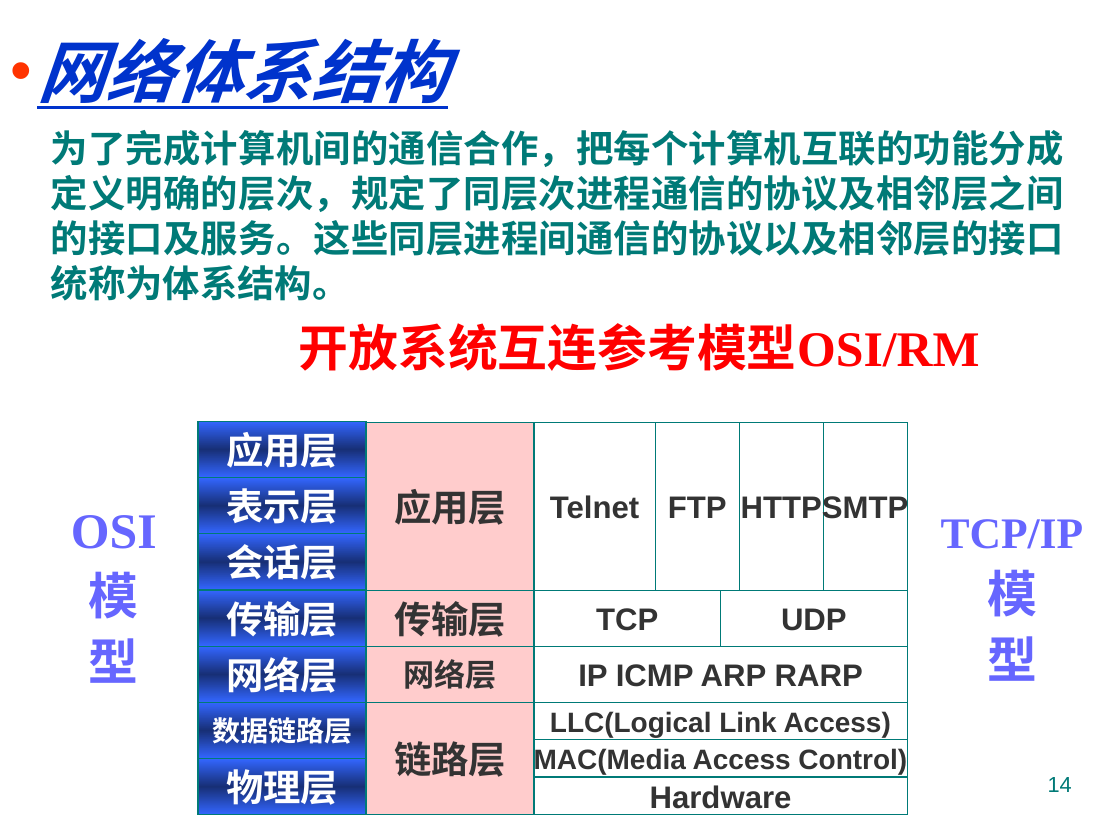
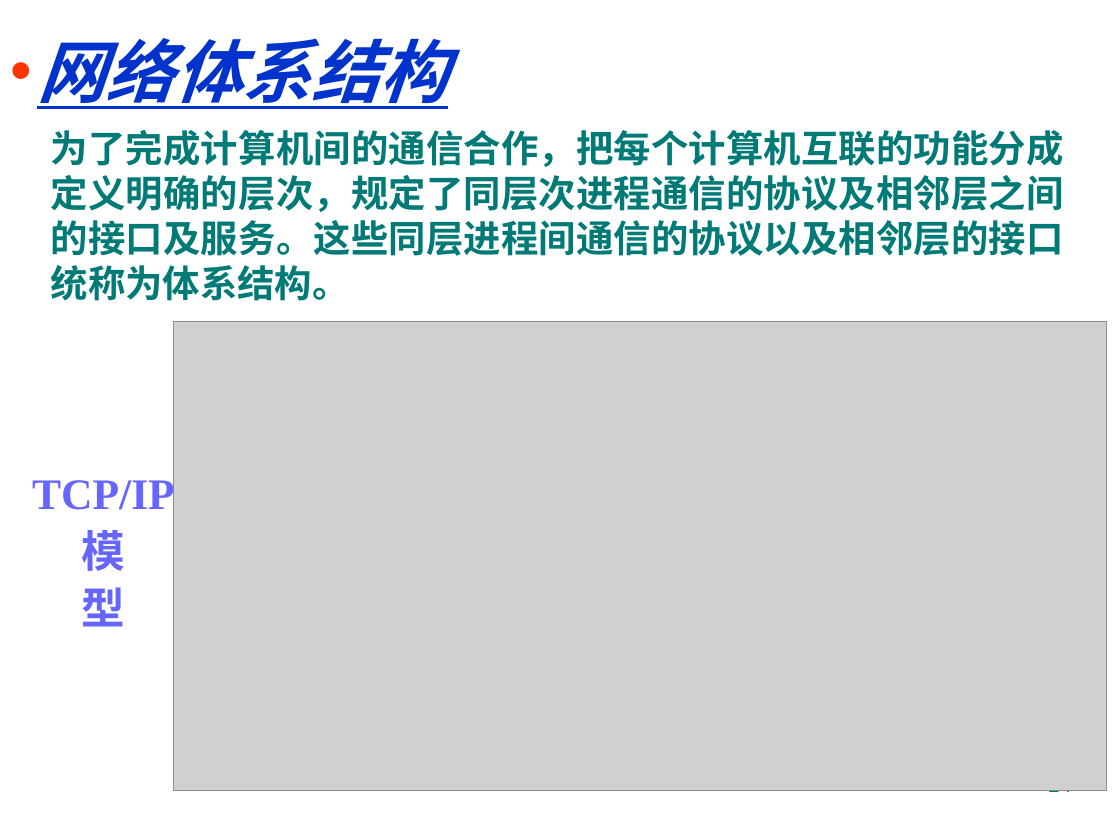
Before and after one commit to jtrfid/C-Repositories, a slide deck: slide 14 of 2016/计算机导论/pptx/5. 计算机网络入门.pptx. Drawn at 1120x840 pixels with LibreOffice and Linux fonts; fonts in the diff are those of the drawing; grey boxes stand for pictures; background and template pictures are left out. Boxes give left, top, right and bottom in pixels: in the first picture for what was removed or moved away, otherwise in the second. Text is boxed around its words. In the diff, an @@ line names an element or a change of style, - is before the commit and + after.

```diff
--- a/2016/计算机导论/pptx/5. 计算机网络入门.pptx
+++ b/2016/计算机导论/pptx/5. 计算机网络入门.pptx
@@ picture added at <box>174,321,1107,790</box> @@
@@ text removed at <box>299,323,980,371</box> @@
-开放系统互连参考模型OSI/RM
@@ rectangle removed at <box>198,421,366,477</box> @@
-应用层
@@ rectangle removed at <box>366,422,534,590</box> @@
-应用层
@@ rectangle removed at <box>534,422,655,590</box> @@
-Telnet
@@ rectangle removed at <box>655,422,739,590</box> @@
-FTP
@@ rectangle removed at <box>739,422,823,590</box> @@
-HTTP
@@ rectangle removed at <box>823,422,907,590</box> @@
-SMTP
@@ text "TCP/IP": place and size @@
-text "TCP/IP" at <box>941,519,1084,681</box>
+text "TCP/IP" at <box>32,475,175,627</box>
@@ rectangle removed at <box>198,478,366,534</box> @@
-表示层
@@ text removed at <box>71,515,157,683</box> @@
-OSI
-模
-型
@@ text at <box>82,530,126,627</box>: size 32 to 28 pt in "模", "型" @@
@@ rectangle removed at <box>198,534,366,590</box> @@
-会话层
@@ rectangle removed at <box>198,590,366,646</box> @@
-传输层
@@ rectangle removed at <box>366,590,534,646</box> @@
-传输层
@@ rectangle removed at <box>534,590,721,646</box> @@
-TCP
@@ rectangle removed at <box>720,590,907,646</box> @@
-UDP
@@ rectangle removed at <box>198,646,366,702</box> @@
-网络层
@@ rectangle removed at <box>366,646,534,702</box> @@
-网络层
@@ rectangle removed at <box>534,646,907,702</box> @@
-IP ICMP ARP RARP
@@ rectangle removed at <box>198,702,366,758</box> @@
-数据链路层
@@ rectangle removed at <box>366,702,534,814</box> @@
-链路层
@@ rectangle removed at <box>534,702,907,739</box> @@
-LLC(Logical Link Access)
@@ rectangle removed at <box>534,739,907,776</box> @@
-MAC(Media Access Control)
@@ rectangle removed at <box>198,758,366,814</box> @@
-物理层
@@ rectangle removed at <box>534,777,907,814</box> @@
-Hardware
```
Also in this commit, not shown: 7 other slides changed, 1 slide removed, 1 other file.
